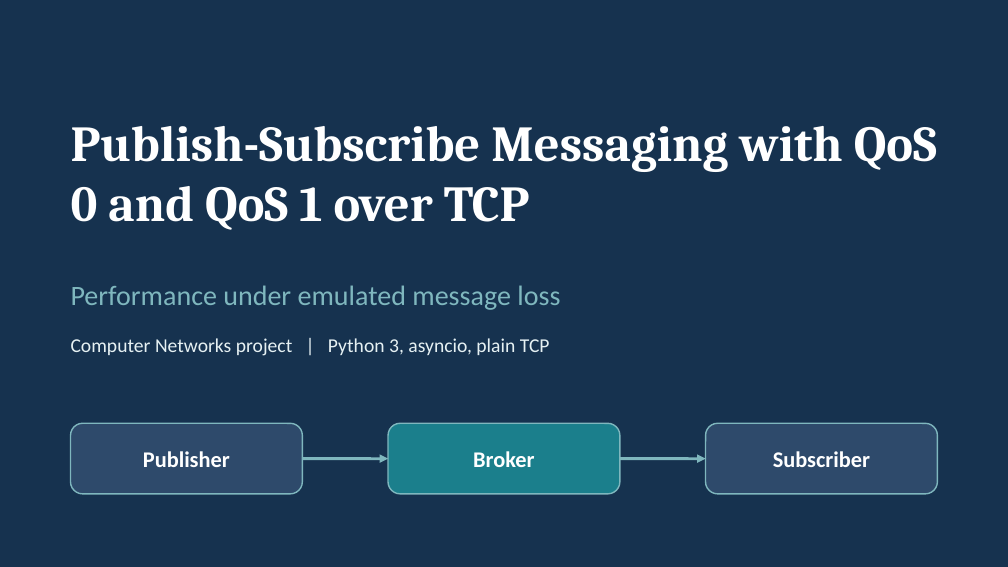
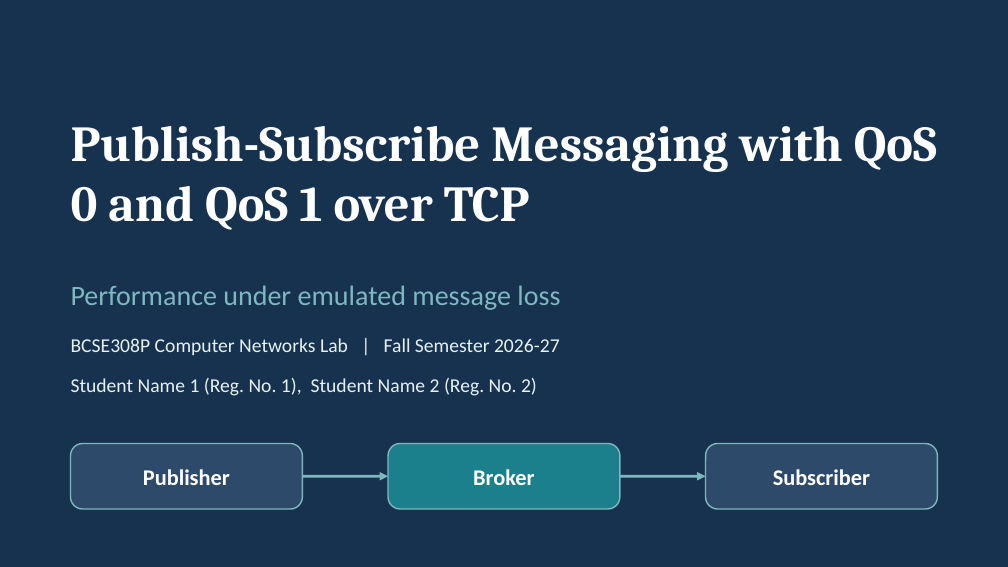
Before and after one commit to AnishaDhoot/CNproject, a slide deck: slide 1 of docs/Project_Slides.pptx. Drawn at 1008x567 pixels with LibreOffice and Linux fonts; fonts in the diff are those of the drawing. Boxes give left, top, right and bottom in pixels: in the first picture for what was removed or moved away, otherwise in the second. Text is boxed around its words. In the diff, an @@ line names an element or a change of style, - is before the commit and + after.

```diff
--- a/docs/Project_Slides.pptx
+++ b/docs/Project_Slides.pptx
@@ text at (71,338,560,355): text changed @@
-Computer Networks project | Python 3, asyncio, plain TCP
+BCSE308P Computer Networks Lab | Fall Semester 2026-27
@@ text added at (71,378,537,396), 14 pt, text #E6F1F3 @@
+Student Name 1 (Reg. No. 1), Student Name 2 (Reg. No. 2)
@@ text "Publisher": place and size @@
-text "Publisher" at (143,451,230,467)
+text "Publisher" at (143,469,230,485)
@@ rounded rectangle: place and size @@
-rounded rectangle at (71,423,302,494)
+rounded rectangle at (71,444,302,509)
@@ text "Broker": place and size @@
-text "Broker" at (473,451,534,467)
+text "Broker" at (473,469,534,485)
@@ rounded rectangle: place and size @@
-rounded rectangle at (388,423,620,494)
+rounded rectangle at (388,444,620,509)
@@ text "Subscriber": place and size @@
-text "Subscriber" at (773,451,870,467)
+text "Subscriber" at (773,469,870,485)
@@ proportions changed in 3 elements at (71,444,302,509), (388,444,620,509), (706,444,937,509) @@
@@ rounded rectangle: place and size @@
-rounded rectangle at (706,423,937,494)
+rounded rectangle at (706,444,937,509)
@@ arrow moved from (620, 459) - (706, 459) to (302, 476) - (388, 476) @@
@@ arrow moved from (302, 459) - (388, 459) to (620, 476) - (706, 476) @@
```
Also in this commit, not shown: 2 other slides changed, 7 slides added, 9 slides removed, 19 other files.
